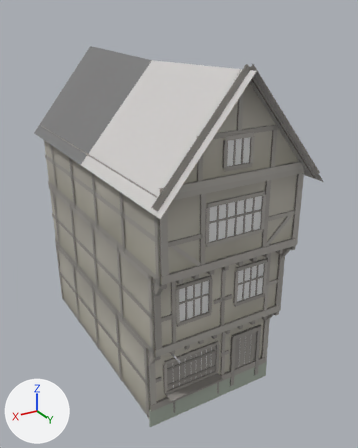
Renders of the glTF model art/models/env_house_timber_a.glb from each side of a commit.
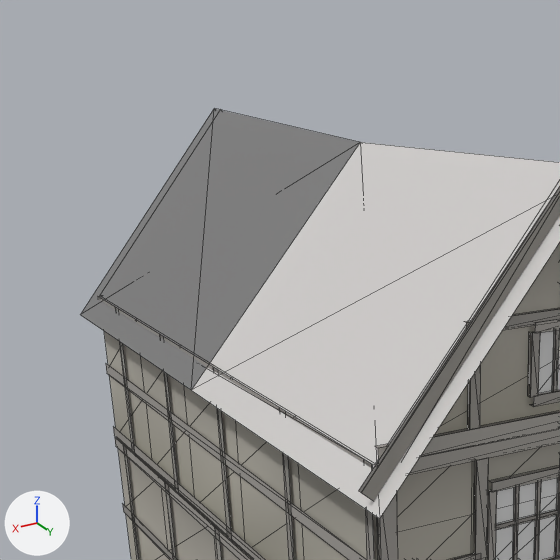
The first picture shows the older version from a 50 mm lens placed at (8.31, 11.57, 12.75), pointed at (-0.5, -3.11, 5.41). The close-ups show the older and then the newer version on the part from 0% to 66% of the width and 0% to 53% of the height of that picture. Only the edits that show in the close-ups are written down. Lighting does not change. The marker at lower left points along +X, +Y and +Z. The close-ups show mesh edges as thin lines. Objects named as collision shapes, trigger or cutter boxes, shadow casters or lower levels of detail are left out. Vertices at exactly the same position are counted once.

Objects in the first close-up: 'House', 'Window2_0', 'Window3_0'.
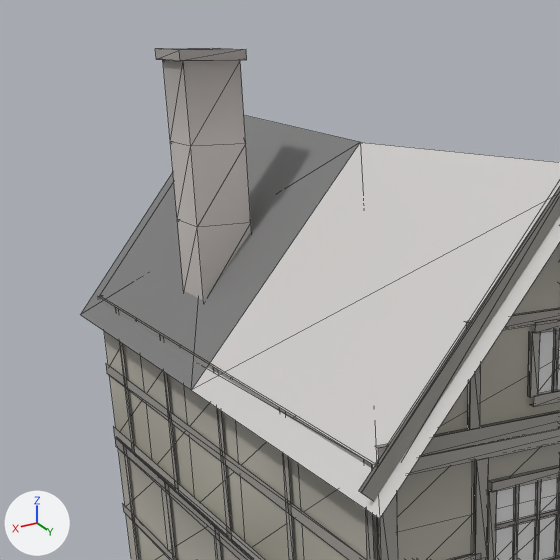
Where the change shows, as pixel boxes (x1, y1, x2, y2) in the close-ups (560 x 560 px):
'House', reshaped
    before: (81, 109, 560, 560)
    after: (81, 48, 560, 560)
part 1 of me_house, added
    after: (155, 48, 247, 61)
part 2 of me_house, added
    after: (163, 60, 251, 301)

The change, as a list of edits to the scene's bpy script:
```text
Add mat_wood_frame:
    mat_wood_frame = bpy.data.materials.new('wood_frame')
    # nodes: BsdfPrincipled, Mix, OutputMaterial, VertexColor
    # colours: white #e7e7e7, mixed with the vertex colours
Add mat_brick_old:
    mat_brick_old = bpy.data.materials.new('brick_old')
    # nodes: BsdfPrincipled, Mix, OutputMaterial, VertexColor
    # colours: white #e7e7e7, mixed with the vertex colours
Change me_house:
    used by ob_house; location = (0.0, 0.0, 0.0)
    remove me_house.from_pydata(...)  # 1212 vertices, 1040 faces; spans x -2.77..2.97, y -9.27..1.67, z -0.3..11.54
    add me_house.from_pydata(...)  # 1278 vertices, 1118 faces; spans x -2.77..2.97, y -9.27..1.67, z -0.3..12.44
    me_house part 1: a new loose piece, a box spanning x 1.26..2.24, y -6.02..-5.04, z 12.3..12.44, in mat_brick_old
    me_house part 2: a new loose piece of 20 vertices spanning x 1.27..2.17, y -5.97..-5.11, z 7.8..12.3, in mat_brick_old
    other edits to the shape of me_house do not show in these pictures
    add me_house.materials.append(mat_wood_frame)
    add me_house.materials.append(mat_brick_old)
```
